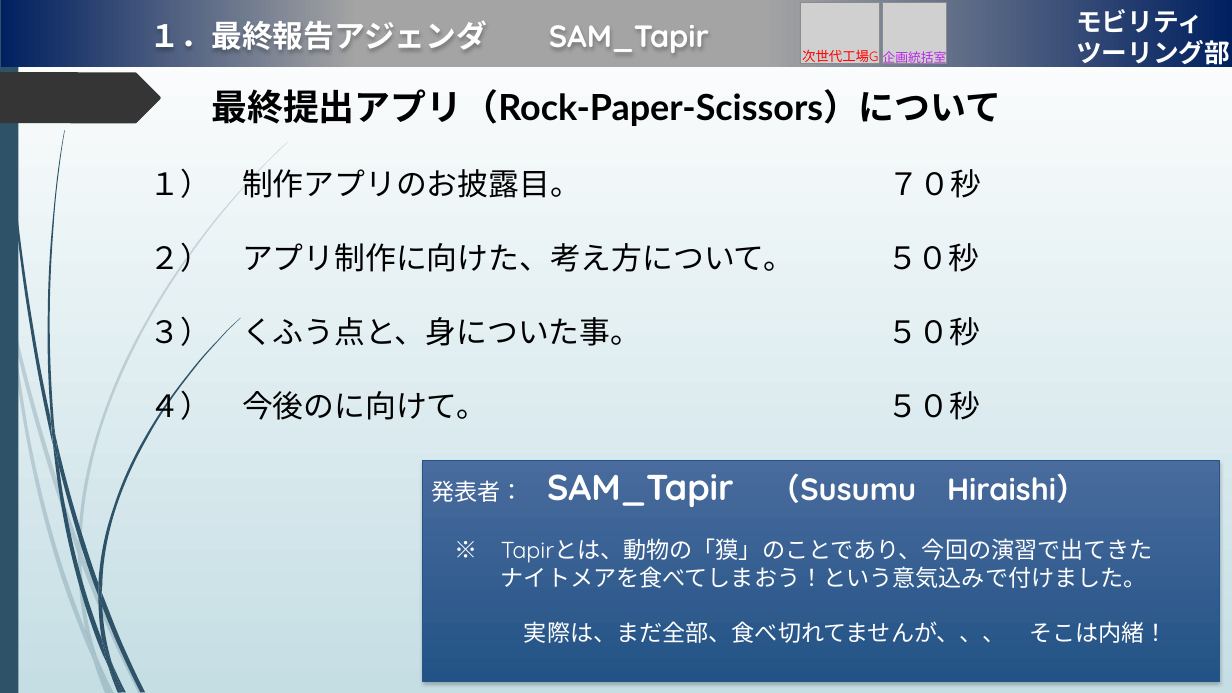
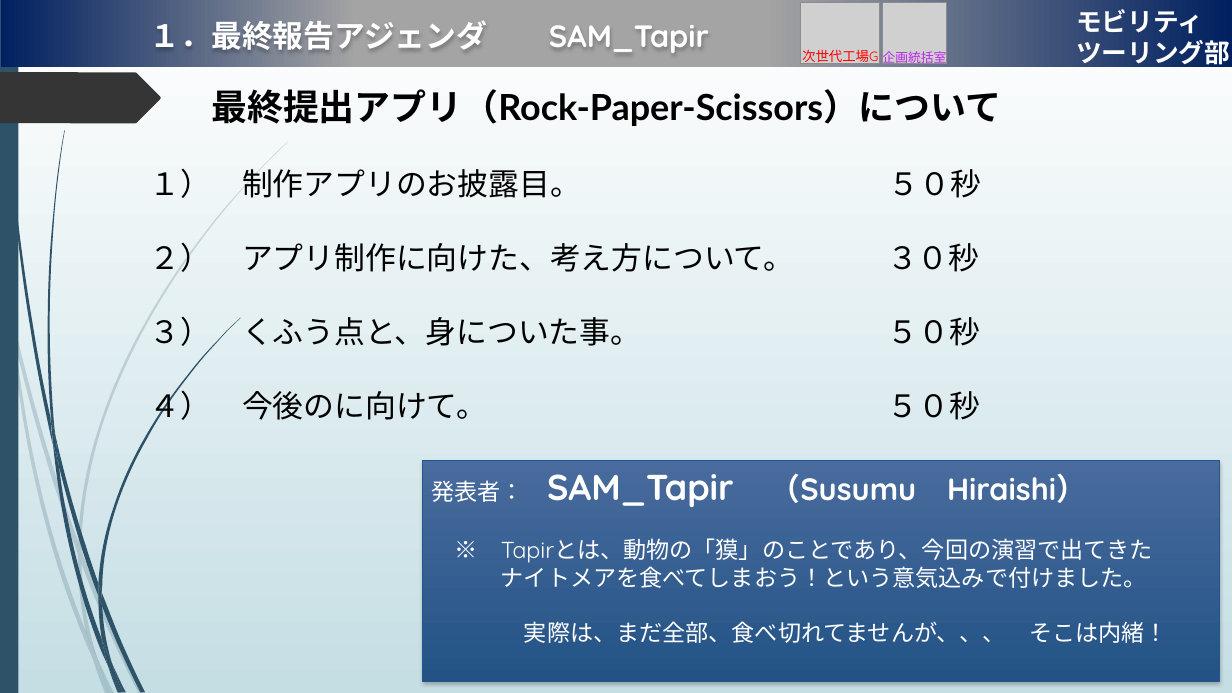
Before and after one commit to Susumu-Hiraishi/DIG_Work, a slide deck: slide 1 of DIG-Foundations/最終報告資料.pptx. Drawn at 1232x693 pixels with LibreOffice and Linux fonts; fonts in the diff are those of the drawing; grey boxes stand for pictures; background and template pictures are left out. Boxes give left, top, right and bottom in pixels: in the first picture for what was removed or moved away, otherwise in the second. Text is boxed around its words. In the diff, an @@ line names an element or a change of style, - is before the commit and + after.

```diff
--- a/DIG-Foundations/最終報告資料.pptx
+++ b/DIG-Foundations/最終報告資料.pptx
@@ text at (x1=150, y1=169, x2=981, y2=272): text changed @@
-１） 制作アプリのお披露目。 ７０秒
-２） アプリ制作に向けた、考え方について。 ５０秒
+１） 制作アプリのお披露目。 ５０秒
+２） アプリ制作に向けた、考え方について。 ３０秒
```
Also in this commit, not shown: 1 other file.
